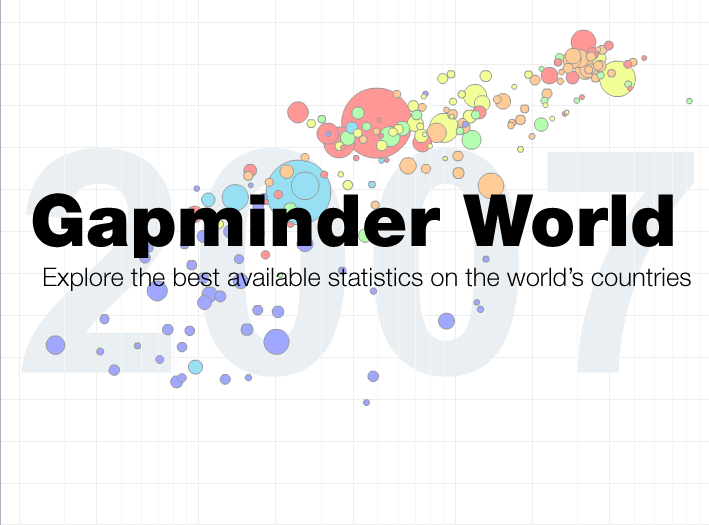
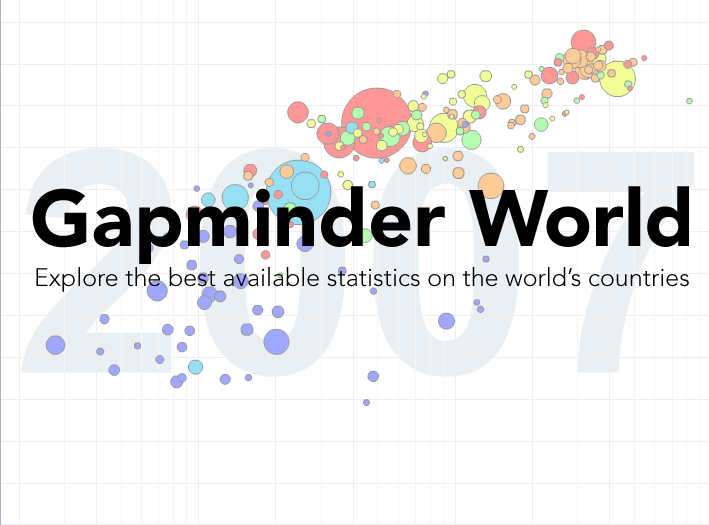
Layered file, before and after one edit (709 × 525). Changes by layer:
painted on "Explore the best available statistics on the world’s countries" over (36, 267, 691, 292)
painted on "Gapminder World" over (32, 186, 689, 264)
